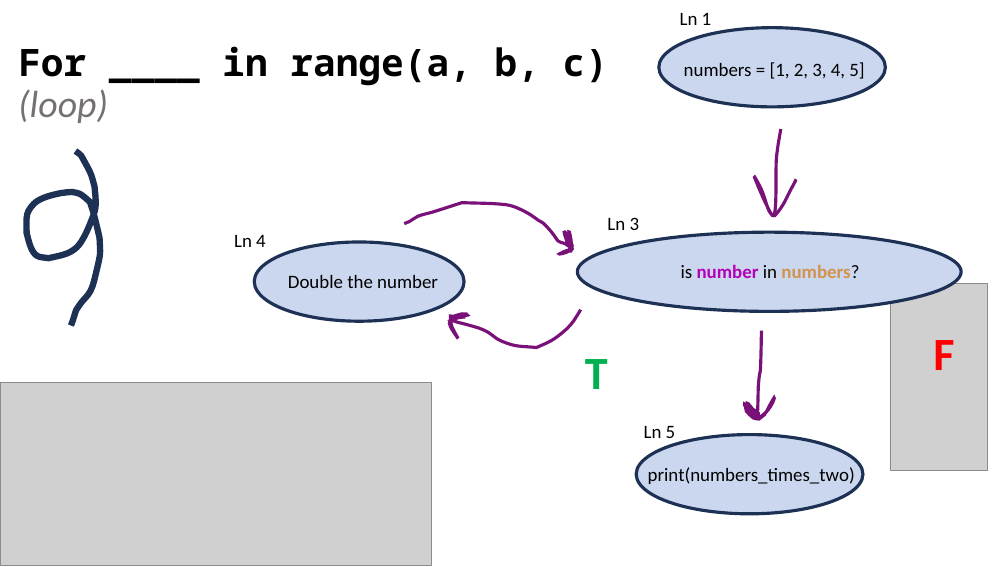
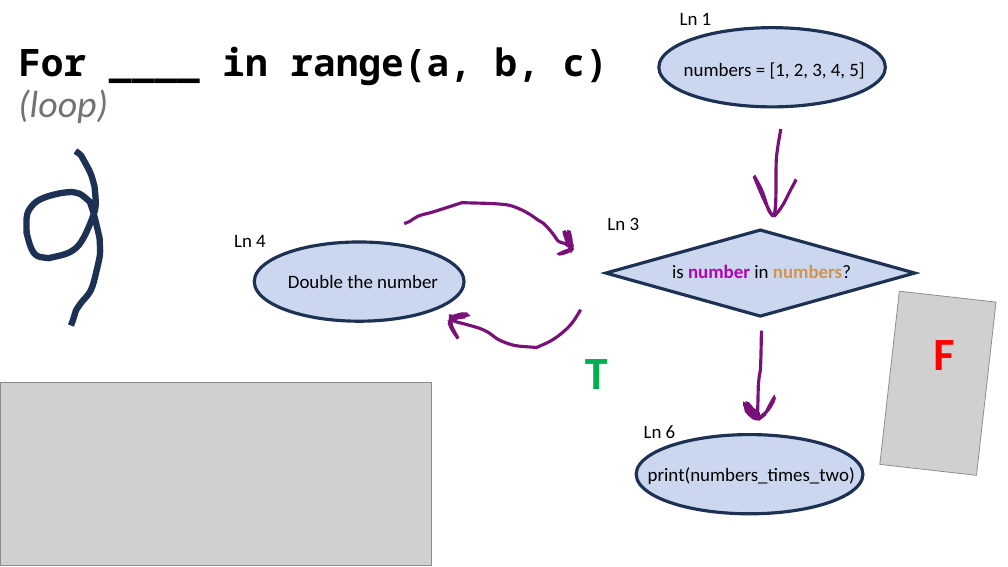
Before and after one commit to SUPERNOOB20/Python-Games-for-Kids, a slide deck: slide 13 of Python/CONTROL FLOW STRUCTURES (lessons #7 - )/PowerPoints & PDFs/Lesson +#7 - Making decisions (CFGs) v2.pptx (slide 12 before the commit). Drawn at 1008x567 pixels with LibreOffice and Linux fonts; fonts in the diff are those of the drawing; grey boxes stand for pictures. Boxes give left, top, right and bottom in pixels: in the first picture for what was removed or moved away, otherwise in the second. Text is boxed around its words. In the diff, an @@ line names an element or a change of style, - is before the commit and + after.

```diff
--- a/Python/CONTROL FLOW STRUCTURES (lessons #7 - )/PowerPoints & PDFs/Lesson +#7 - Making decisions (CFGs) v2.pptx
+++ b/Python/CONTROL FLOW STRUCTURES (lessons #7 - )/PowerPoints & PDFs/Lesson +#7 - Making decisions (CFGs) v2.pptx
@@ ellipse removed at (x1=578, y1=232, x2=962, y2=312) @@
@@ diamond added at (x1=606, y1=230, x2=915, y2=316), fill #CAD7EE, outline #1E3256 3 pt @@
@@ text "is number in numbers?" moved from (x1=681, y1=264, x2=859, y2=278) to (x1=672, y1=264, x2=851, y2=278) @@
@@ picture at (x1=880, y1=292, x2=996, y2=476): rotation 0 to 6 degrees @@
@@ text at (x1=644, y1=425, x2=676, y2=444): text changed @@
-Ln 5
+Ln 6
```
Also in this commit, not shown: 2 other slides changed, 2 slides added, 4 other files.
